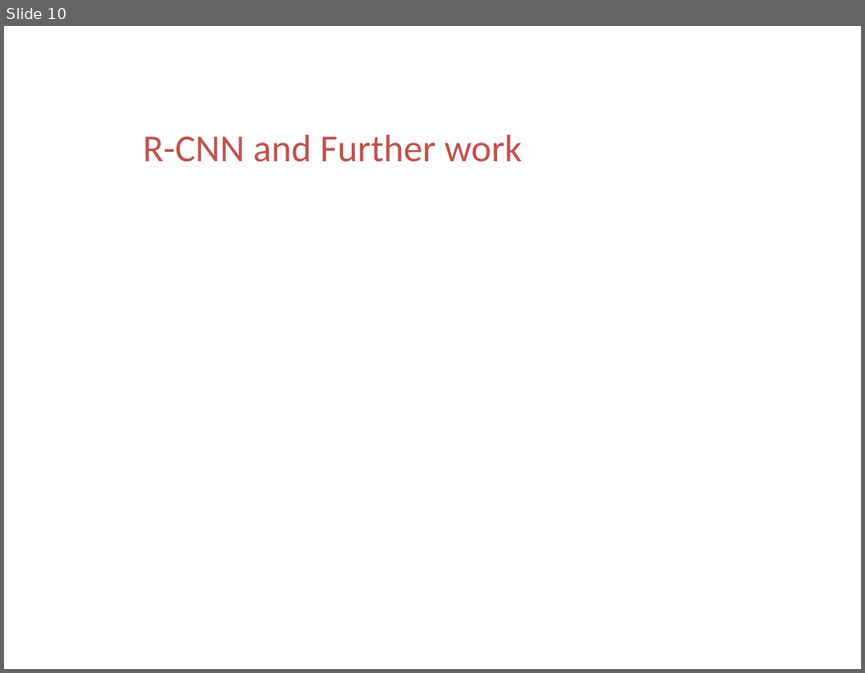
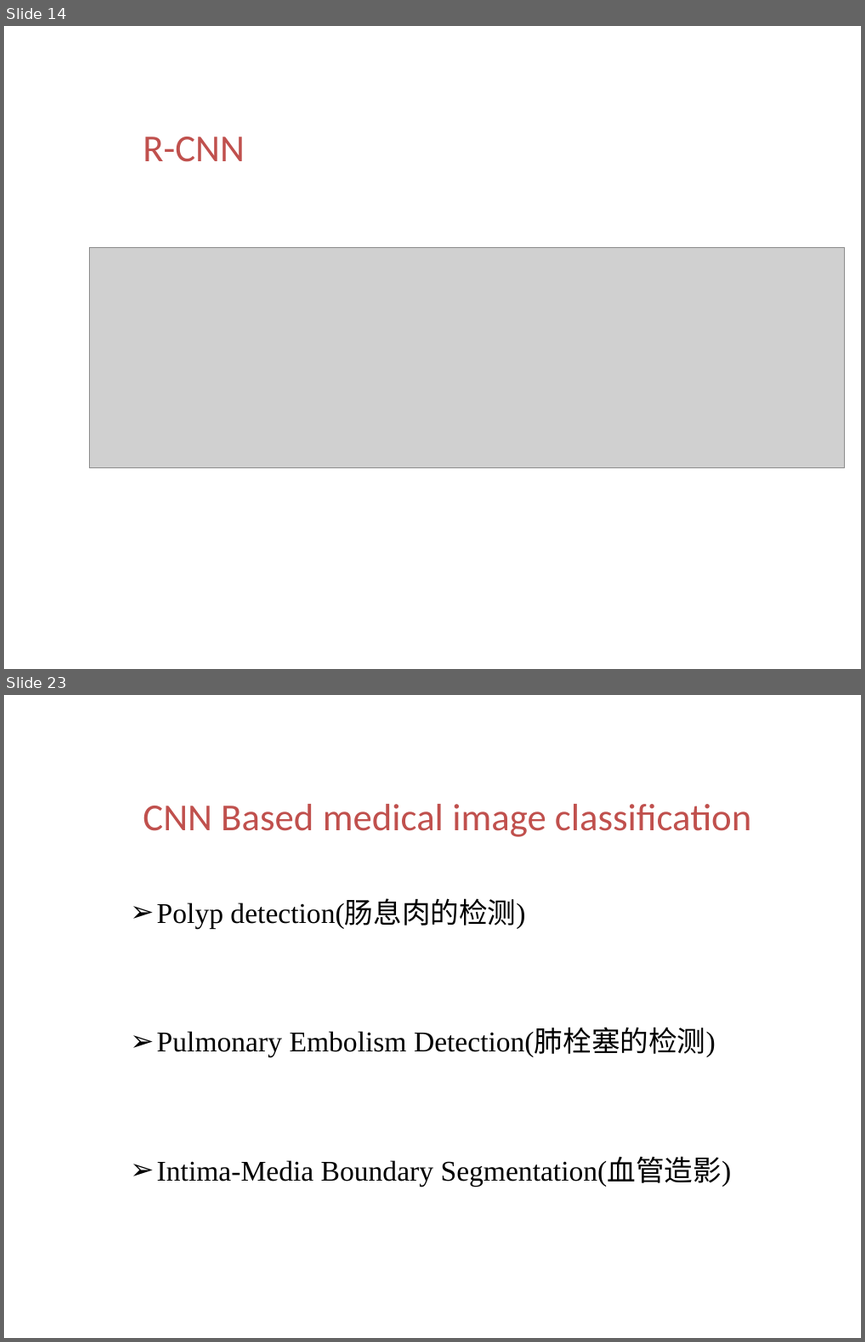
Before and after one commit to ttomchy/CV_2Project, a slide deck: presentation.pptx. Shown one above the other, each under a label of ours: slide 10 before the commit, slides 14 and 23 after it; the slides between them are not shown. The pictures are 865x673 and 865x1342 pixels, drawn with LibreOffice and Linux fonts; fonts in the diff are those of the drawing; grey boxes stand for pictures; background and template pictures are left out. Boxes give left, top, right and bottom in pixels: in the first picture for what was removed or moved away, otherwise in the second. Text is boxed around its words. In the diff, an @@ line names an element or a change of style, - is before the commit and + after.

```diff
--- a/presentation.pptx
+++ b/presentation.pptx
@@ slide 23 added at <box>4,695,861,1338</box>, background picture (left out) @@
@@ text added at <box>69,791,121,839</box>, 28 pt, text #FFFFFF, bold @@
+04
@@ text added at <box>143,804,751,837</box>, 32 pt, text #C0504D @@
+CNN Based medical image classification
@@ text added at <box>157,901,732,1185</box>, 24 pt, text #000000 @@
+➢ Polyp detection(肠息肉的检测)
+➢ Pulmonary Embolism Detection(肺栓塞的检测)
+➢ Intima-Media Boundary Segmentation(血管造影)
@@ what was slide 10 is now slide 14 @@
@@ slide 14 changed as well @@
@@ text at <box>143,136,245,162</box>: text changed @@
-R-CNN and Further work
+R-CNN
@@ picture added at <box>90,247,845,467</box> @@
```
Also in this commit, not shown: 3 other slides changed, 27 other slides added, 2 slides removed.
